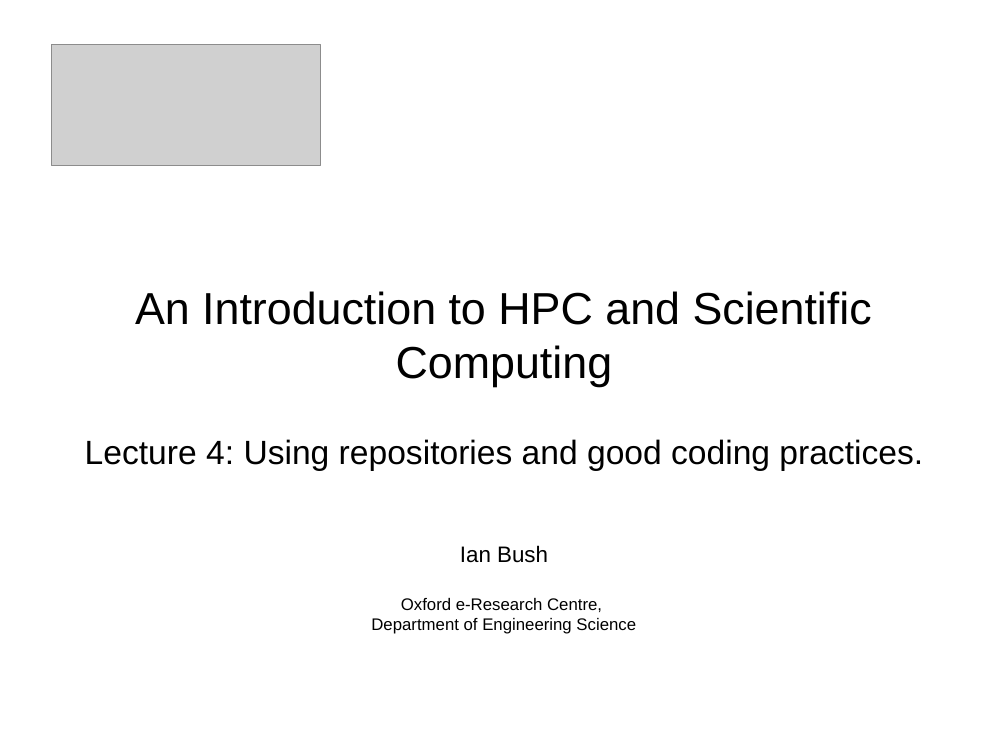
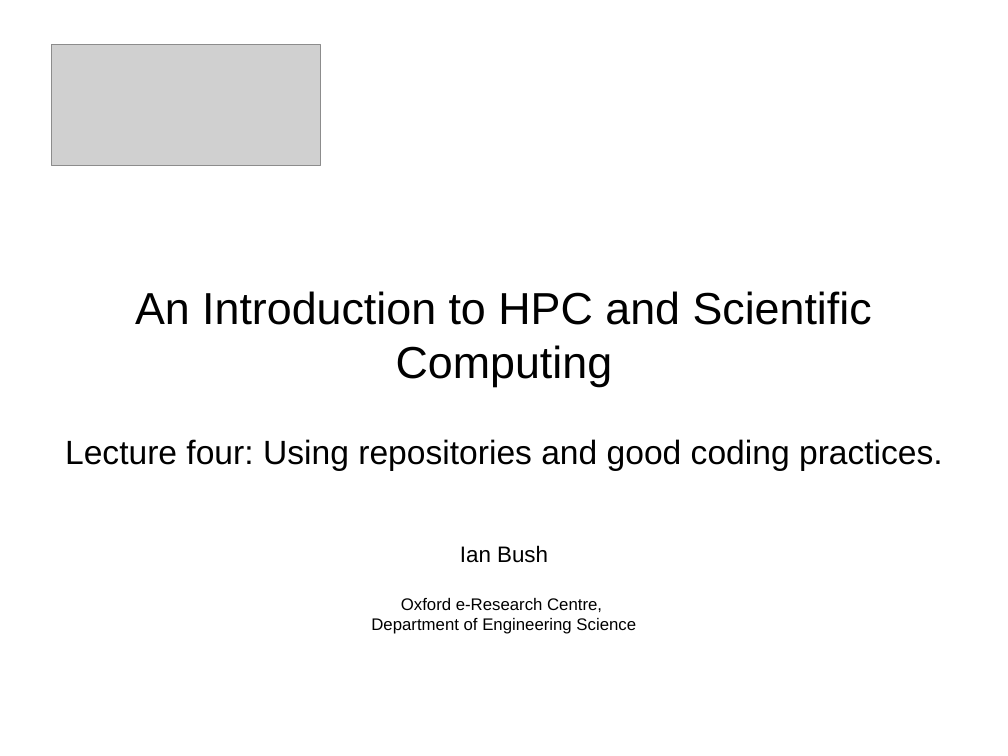
Before and after one commit to francisjudd/CWM-HPC, a slide deck: slide 1 of lectures/pptx/4_Lecture_four.pptx. Drawn at 1008x756 pixels with LibreOffice and Linux fonts; fonts in the diff are those of the drawing; grey boxes stand for pictures; background and template pictures are left out. Boxes give left, top, right and bottom in pixels: in the first picture for what was removed or moved away, otherwise in the second. Text is boxed around its words. In the diff, an @@ line names an element or a change of style, - is before the commit and + after.

```diff
--- a/lectures/pptx/4_Lecture_four.pptx
+++ b/lectures/pptx/4_Lecture_four.pptx
@@ text at (x1=65, y1=439, x2=943, y2=471): text changed @@
-Lecture 4: Using repositories and good coding practices.
+Lecture four: Using repositories and good coding practices.
```
Also in this commit, not shown: 4 other files.
